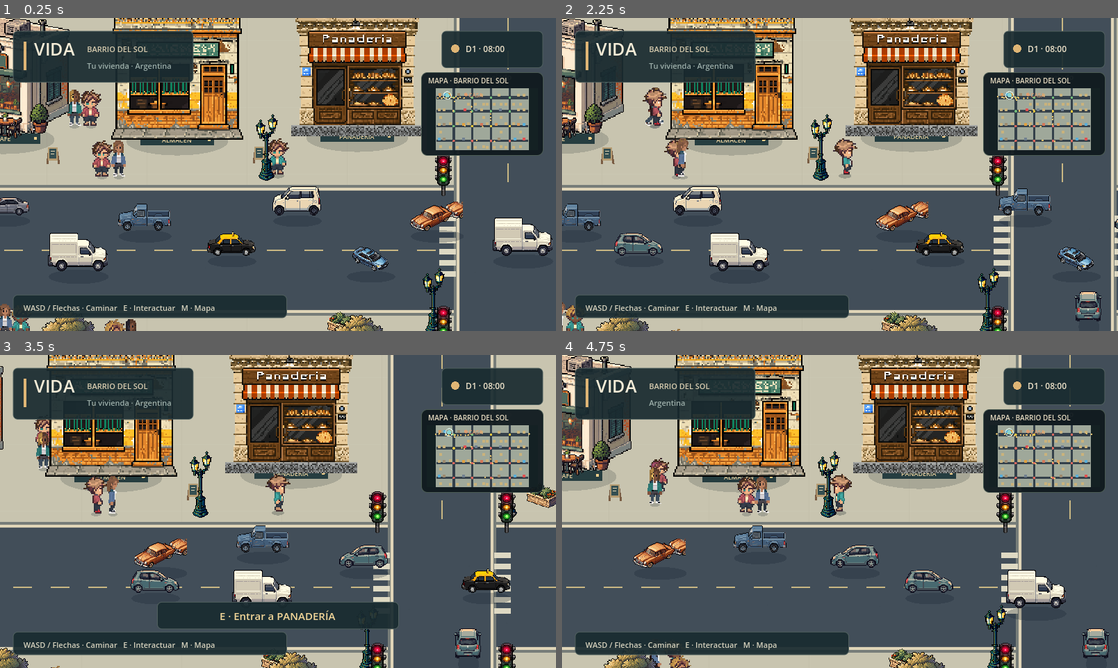
Above: before the commit, frames 1-4 (two rows, left to right).
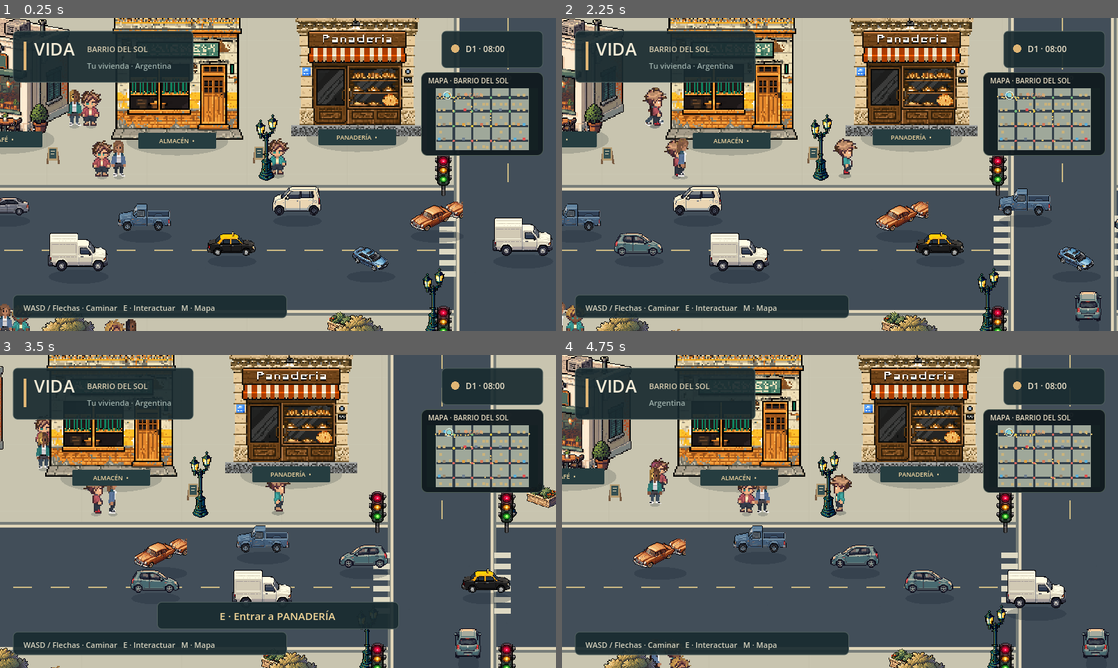
Above: after the commit, the same moments.

Repository: AgustinWojtyszyn/Life--simulador-de-vida
Game: Godot game, scene res://scenes/playground.tscn
Same seed, same stepped clock (60 frames per second), same inputs: the game is played once before the commit and once after it. This scene is started directly instead of the project's main scene.
Inputs (mouse positions are in pixels of both pictures, inside the frame that each line leads up to):
- Up to frame 1 (0.25 s): no input
- Up to frame 2 (2.25 s): drag from (1045, 115) to (895, 105) at 0.52 s; drag from (728, 190) to (812, 237) at 1.27 s; move the mouse to (895, 105) at 2.02 s; hold D (move_right) from 2.03 s (still down); tap E (interact) at 2.1 s; click (895, 105) at 2.17 s
- Up to frame 3 (3.5 s): release D (move_right) at 2.75 s; drag from (250, 574) to (111, 464) at 2.77 s
- Up to frame 4 (4.75 s): move the mouse to (1006, 558) at 3.52 s; hold A (move_left) 3.53-4.25 s; tap E (interact) at 3.6 s; click (1006, 558) at 3.67 s; drag from (673, 464) to (756, 433) at 4.27 s

The runs differ from the first frame. In frame 1, 1.2% of the frame differs, in the area x 0-72%, y 35-42%; in frame 2, 1.2%; in frame 3, 1.1%; in frame 4, 1.2%.

Commit message:
fix: render building labels above facade art

Diff:
--- a/scripts/building.gd
+++ b/scripts/building.gd
@@ -37,6 +37,8 @@
 		var warmth := float(posmod(seed * 5, 9)) / 100.0
 		sprite.modulate = Color(1.0, 0.98 + warmth * 0.25, 0.95 + warmth * 0.35)
 	add_child(sprite)
+	if not (building_type.begins_with("residential") and not is_home):
+		add_destination_label()
 	set_meta("building_mode", Access.keys()[access])
 	set_meta("building_type", building_type)
 	set_meta("orientation", orientation)
@@ -64,14 +66,26 @@
 	draw_circle(Vector2.ZERO, shadow_radius, Color(0.08, 0.12, 0.15, 0.18))
 	draw_set_transform(Vector2.ZERO)
 
-	# Ordinary residences no longer carry a debug-like VIVIENDA/MORADIA label.
-	# Keep labels for the player's home and actual destinations only.
-	if building_type.begins_with("residential") and not is_home:
-		return
-	var width: float = 112.0 if is_home else 106.0
-	draw_rect(Rect2(-width / 2.0, -7, width, 15), Color("263d40"))
-	draw_string(ThemeDB.fallback_font, Vector2(-width / 2.0 + 3, 4), "TU HOGAR" if is_home else title, HORIZONTAL_ALIGNMENT_CENTER, width - 6, 9, Color("f0d5a0"))
+func add_destination_label() -> void:
+	# A child Control with explicit Z ordering cannot be hidden by the facade
+	# Sprite2D, unlike parent _draw() labels which render before child sprites.
+	var width: float = 118.0 if is_home else 112.0
+	var plate := Label.new()
+	plate.text = "TU HOGAR" if is_home else title
 	if access == Access.ENTERABLE and not is_home:
-		draw_circle(Vector2(width / 2.0 - 7, 0), 2.5, Color("efce8a"))
-	if is_home:
-		draw_colored_polygon(PackedVector2Array([Vector2(-6, 10), Vector2(6, 10), Vector2(0, 15)]), Color("efce8a"))
+		plate.text += "  •"
+	plate.position = Vector2(-width * 0.5, -10)
+	plate.size = Vector2(width, 18)
+	plate.z_index = 20
+	plate.mouse_filter = Control.MOUSE_FILTER_IGNORE
+	plate.horizontal_alignment = HORIZONTAL_ALIGNMENT_CENTER
+	plate.vertical_alignment = VERTICAL_ALIGNMENT_CENTER
+	plate.add_theme_font_size_override("font_size", 9)
+	plate.add_theme_color_override("font_color", Color("f0d5a0"))
+	var style := StyleBoxFlat.new()
+	style.bg_color = Color("263d40")
+	style.set_corner_radius_all(2)
+	style.content_margin_left = 3
+	style.content_margin_right = 3
+	plate.add_theme_stylebox_override("normal", style)
+	add_child(plate)
